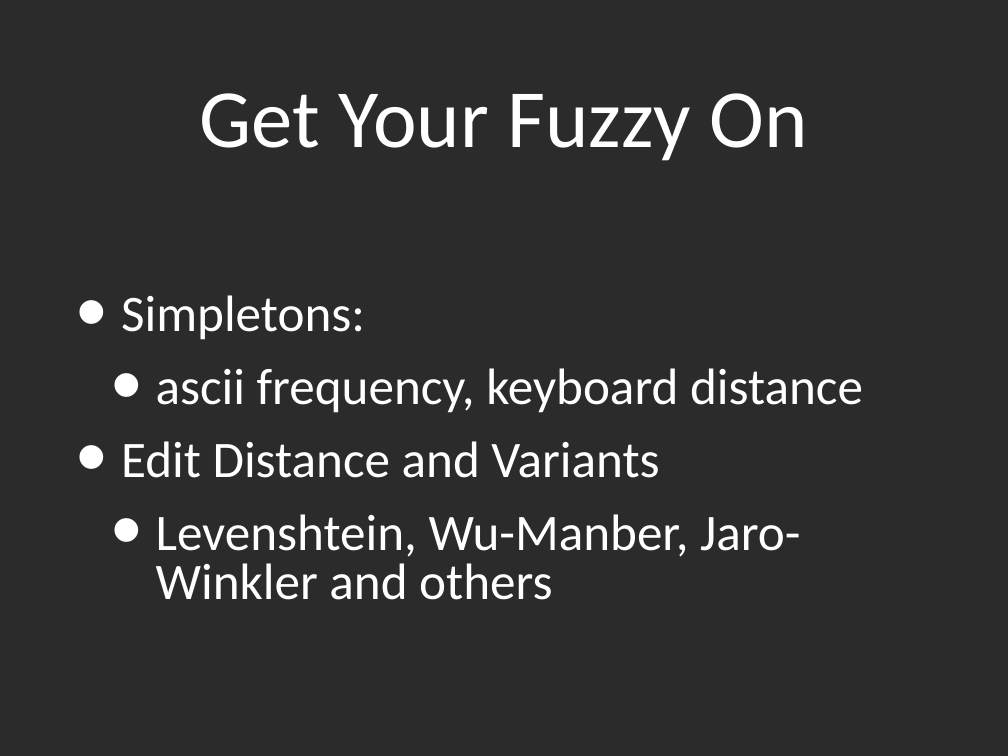
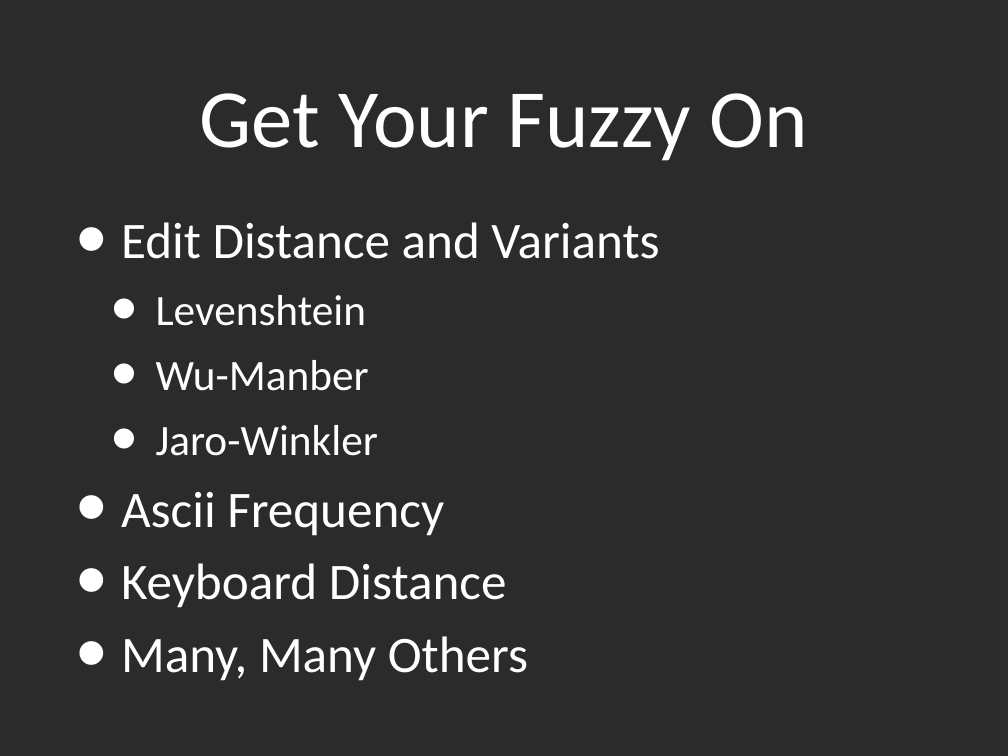
Before and after one commit to kyleburton/fuzzy-string, a slide deck: slide 24 of fuzzy-matching.ppt (slide 18 before the commit). Drawn at 1008x756 pixels with LibreOffice and Linux fonts; fonts in the diff are those of the drawing; background and template pictures are left out; a plain dark background stands for a picture behind light text. Boxes give left, top, right and bottom in pixels: in the first picture for what was removed or moved away, otherwise in the second. Text is boxed around its words. In the diff, an @@ line names an element or a change of style, - is before the commit and + after.

```diff
--- a/fuzzy-matching.ppt
+++ b/fuzzy-matching.ppt
@@ text at box(121, 222, 659, 259): less space between paragraphs @@
@@ text at box(121, 295, 863, 413): paragraphs removed @@
-• Simpletons:
-  • ascii frequency, keyboard distance
@@ text at box(121, 295, 528, 681): text changed @@
-  • Levenshtein, Wu-Manber, Jaro-Winkler and others
+  • Levenshtein
+  • Wu-Manber
+  • Jaro-Winkler
+• Ascii Frequency
+• Keyboard Distance
+• Many, Many Others
```
Also in this commit, not shown: 35 other slides changed, 7 slides added, 2 slides removed, 3 other files.
